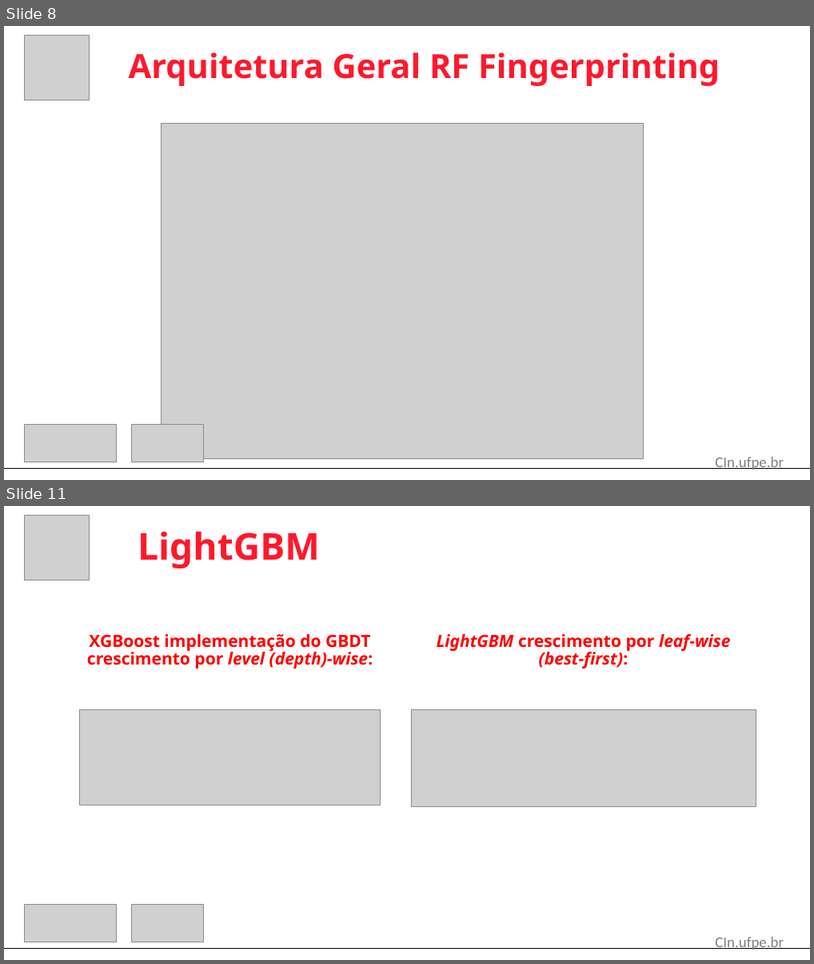
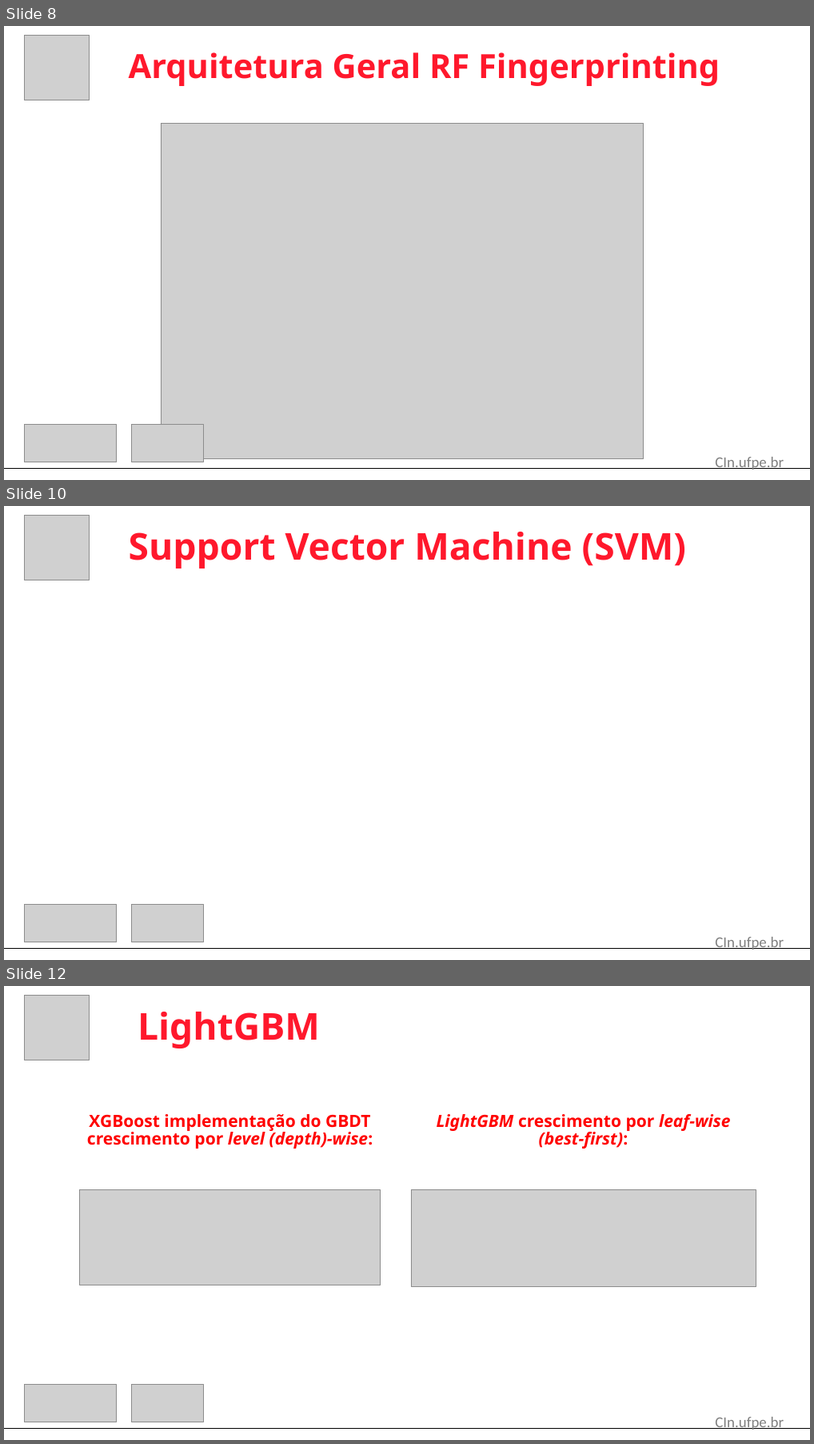
Before and after one commit to Douglast1997/TG-2020.1, a slide deck: Apresentação/Apresentação_TG [Autosaved].pptx. Shown one above the other, each under a label of ours: slides 8 and 11 before the commit, slides 8, 10 and 12 after it; the slides between them are not shown. The pictures are 814x964 and 814x1444 pixels, drawn with LibreOffice and Linux fonts; fonts in the diff are those of the drawing; grey boxes stand for pictures. Boxes give left, top, right and bottom in pixels: in the first picture for what was removed or moved away, otherwise in the second. Text is boxed around its words. In the diff, an @@ line names an element or a change of style, - is before the commit and + after.

```diff
--- a/Apresentação/Apresentação_TG [Autosaved].pptx
+++ b/Apresentação/Apresentação_TG [Autosaved].pptx
@@ slide 10 added at [4, 506, 810, 960], background #FFFFFF @@
@@ picture added at [24, 515, 90, 580] @@
@@ title added at [129, 532, 686, 568], 44 pt, text #FF182C, bold @@
+Support Vector Machine (SVM)
@@ picture added at [24, 904, 117, 942] @@
@@ picture added at [132, 904, 204, 942] @@
@@ text added at [715, 936, 784, 949], 18 pt, text #808080 @@
+CIn.ufpe.br
@@ line added from (4, 948) to (810, 948), #000000 0.5 pt @@
@@ what was slide 11 is now slide 12 @@
```
Also in this commit, not shown: 7 slides changed, 4 other files.
